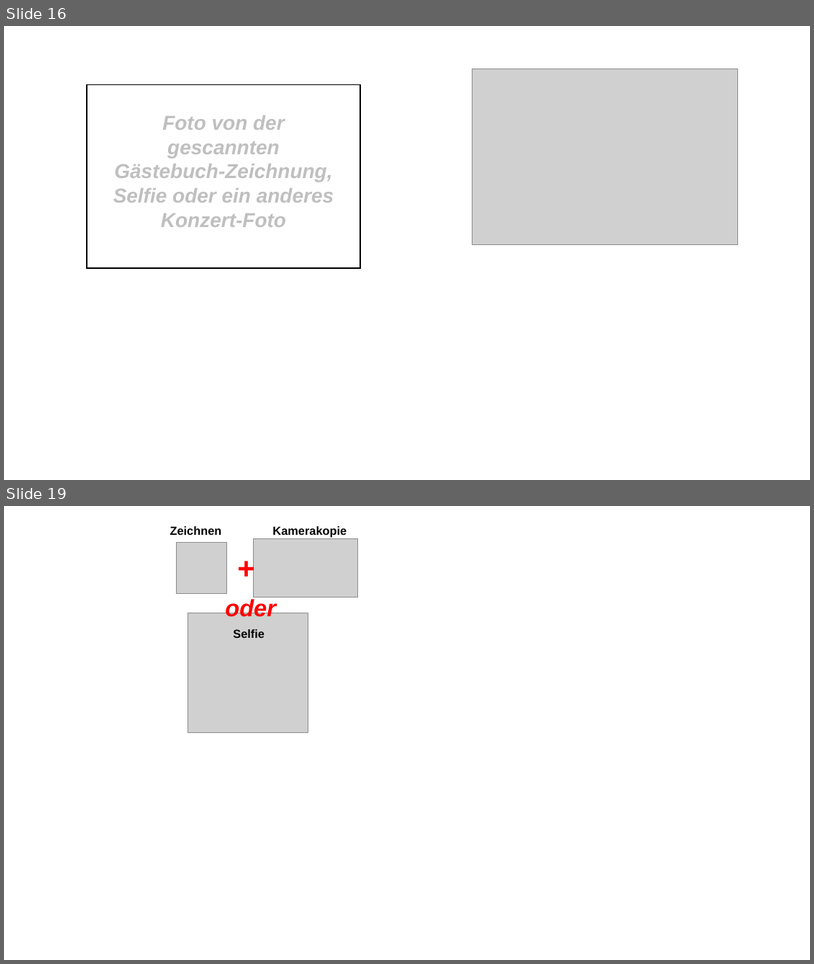
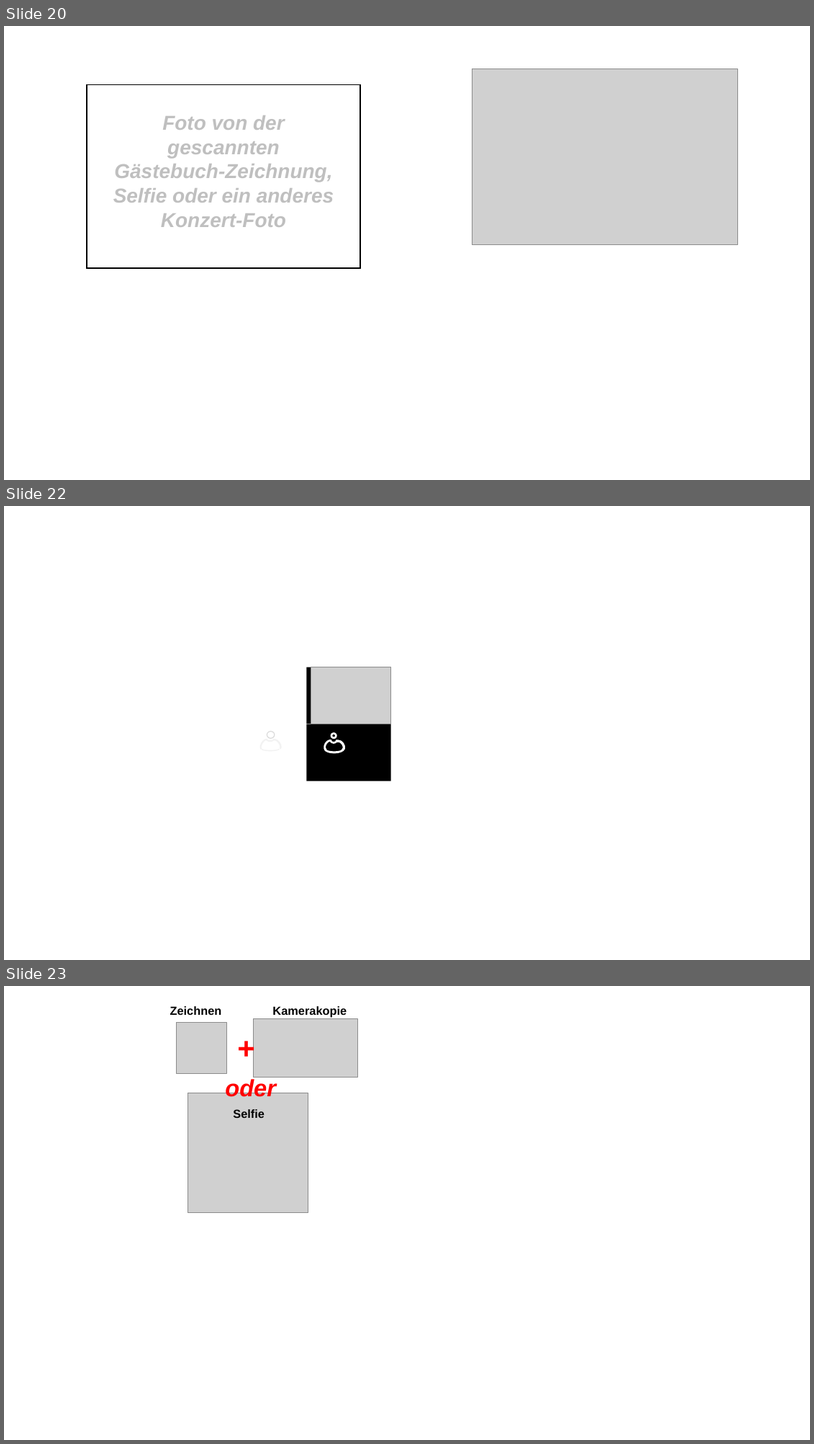
Before and after one commit to JazzLiveAarau/WwwGuestbook, a slide deck: Description/JazzGuestsUpload.pptx. Shown one above the other, each under a label of ours: slides 16 and 19 before the commit, slides 20, 22 and 23 after it; the slides between them are not shown. The pictures are 814x964 and 814x1444 pixels, drawn with LibreOffice and Linux fonts; fonts in the diff are those of the drawing; grey boxes stand for pictures. Boxes give left, top, right and bottom in pixels: in the first picture for what was removed or moved away, otherwise in the second. Text is boxed around its words. In the diff, an @@ line names an element or a change of style, - is before the commit and + after.

```diff
--- a/Description/JazzGuestsUpload.pptx
+++ b/Description/JazzGuestsUpload.pptx
@@ slide 22 added at bbox=[4, 506, 810, 960], background #FFFFFF @@
@@ rectangle added at bbox=[306, 667, 391, 723], fill #000000 @@
@@ picture added at bbox=[311, 667, 391, 723] @@
@@ arch (boxed as its full ring) added at bbox=[258, 737, 270, 751], fill #F2F2F2 @@
@@ arch (boxed as its full ring) added at bbox=[266, 736, 275, 741], fill #F2F2F2 @@
@@ ellipse added at bbox=[267, 731, 275, 739], outline #D9D9D9 1 pt @@
@@ arch (boxed as its full ring) added at bbox=[270, 737, 283, 752], fill #F2F2F2 @@
@@ rectangle added at bbox=[306, 724, 391, 781], fill #000000 @@
@@ arch (boxed as its full ring) added at bbox=[322, 738, 335, 752], fill #FFFFFF @@
@@ arch (boxed as its full ring) added at bbox=[329, 736, 338, 744], fill #F2F2F2 @@
@@ ellipse added at bbox=[332, 734, 337, 738], outline #FFFFFF 2.25 pt @@
@@ arch (boxed as its full ring) added at bbox=[332, 738, 347, 754], fill #FFFFFF @@
@@ arch (boxed as its full ring) added at bbox=[261, 746, 280, 752], fill #F2F2F2 @@
@@ arch (boxed as its full ring) added at bbox=[324, 744, 345, 753], fill #FFFFFF @@
@@ what was slide 16 is now slide 20 @@
@@ what was slide 19 is now slide 23 @@
```
Also in this commit, not shown: 2 slides changed, 3 other slides added, 1 other file.
